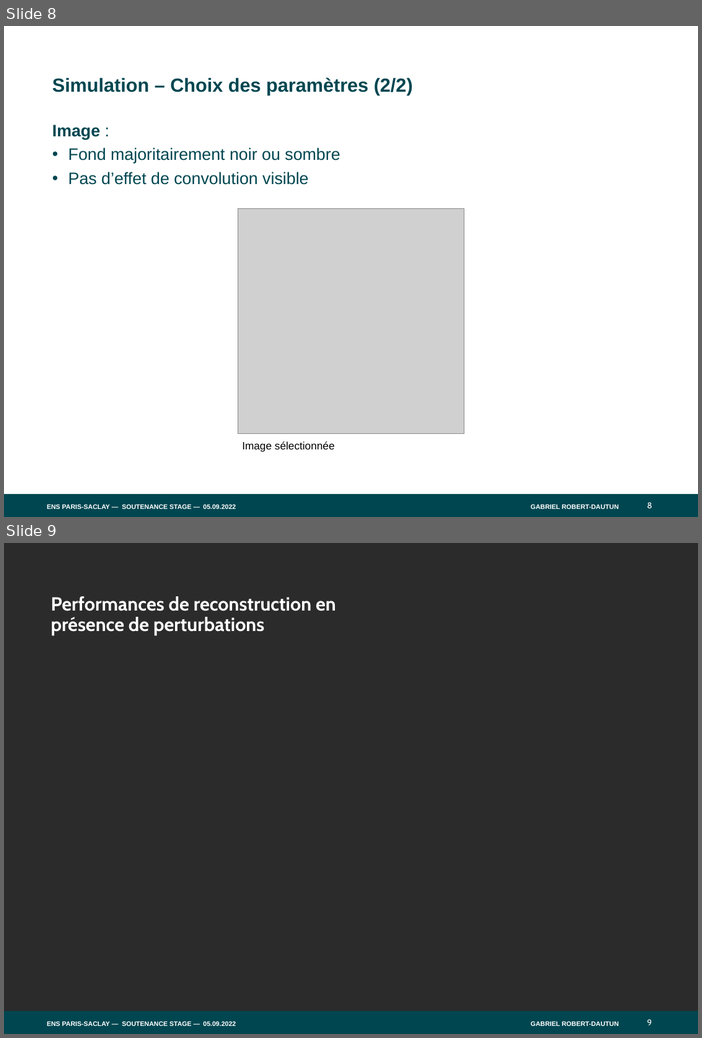
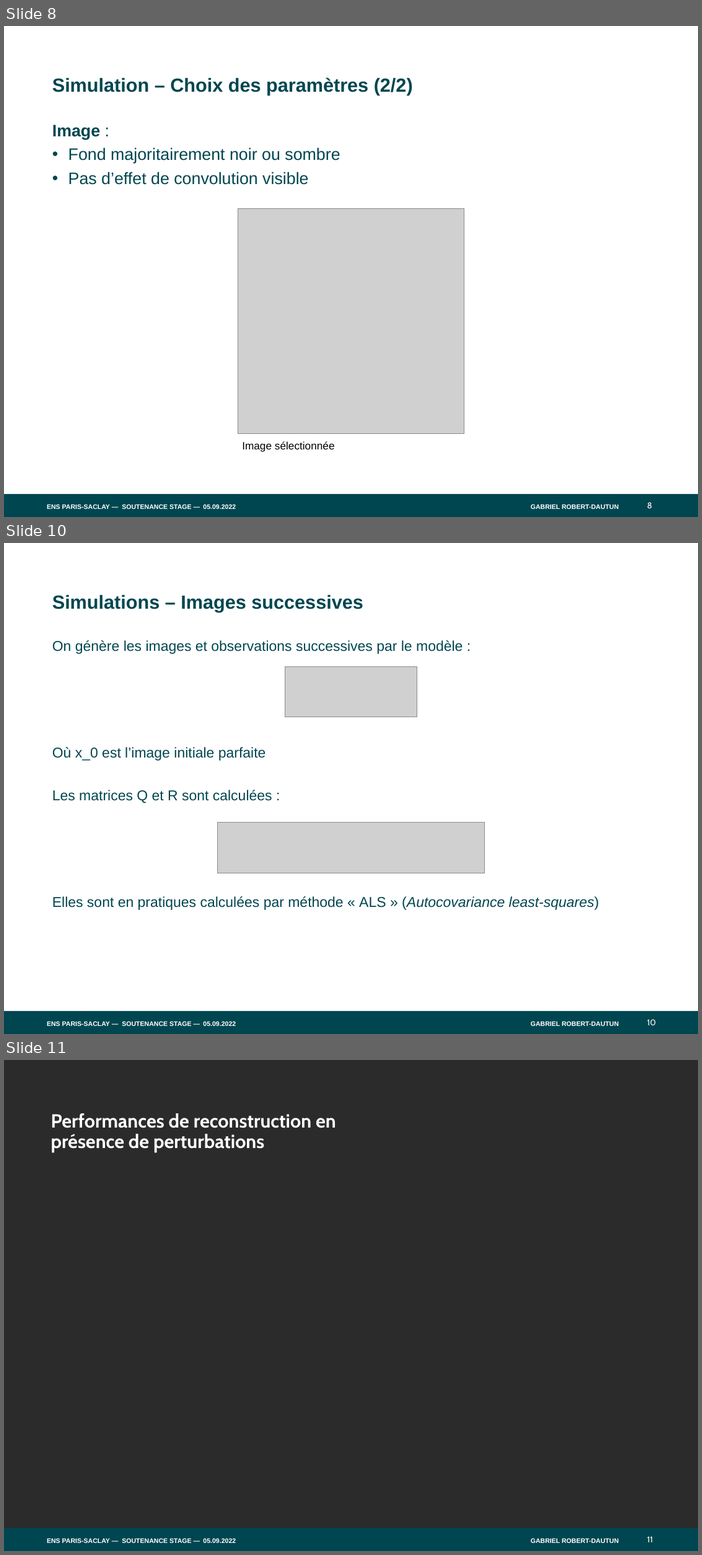
Before and after one commit to RUValaS/RDR, a slide deck: rendu/diapo/ENS-PARIS-SACLAY_GABARIT-PPT_V5.pptx. Shown one above the other, each under a label of ours: slides 8 and 9 before the commit, slides 8, 10 and 11 after it; the slides between them are not shown. The pictures are 702x1038 and 702x1555 pixels, drawn with LibreOffice and Linux fonts; fonts in the diff are those of the drawing; grey boxes stand for pictures; background and template pictures are left out; a plain dark background stands for a picture behind light text. Boxes give left, top, right and bottom in pixels: in the first picture for what was removed or moved away, otherwise in the second. Text is boxed around its words. In the diff, an @@ line names an element or a change of style, - is before the commit and + after.

```diff
--- a/rendu/diapo/ENS-PARIS-SACLAY_GABARIT-PPT_V5.pptx
+++ b/rendu/diapo/ENS-PARIS-SACLAY_GABARIT-PPT_V5.pptx
@@ slide 10 added at bbox=[4, 543, 698, 1034], background #FFFFFF; not listed: 4 template elements that a slide beside it also shows @@
@@ text added at bbox=[52, 594, 364, 612], 32 pt, text #004650, bold @@
+Simulations – Images successives
@@ text added at bbox=[52, 640, 600, 910], 24 pt, text #004650 @@
+On génère les images et observations successives par le modèle :
+Où x_0 est l’image initiale parfaite
+Les matrices Q et R sont calculées :
+Elles sont en pratiques calculées par méthode « ALS » (Autocovariance least-squares)
@@ picture added at bbox=[285, 666, 417, 717] @@
@@ picture added at bbox=[218, 822, 485, 873] @@
@@ what was slide 9 is now slide 11 @@
@@ page number at bbox=[645, 1532, 680, 1547]: text changed @@
-9
+11
@@ page number at bbox=[648, 1536, 654, 1542]: text changed @@
-9
+11
```
Also in this commit, not shown: 5 slides changed, 6 other slides added, 1 slide removed.
